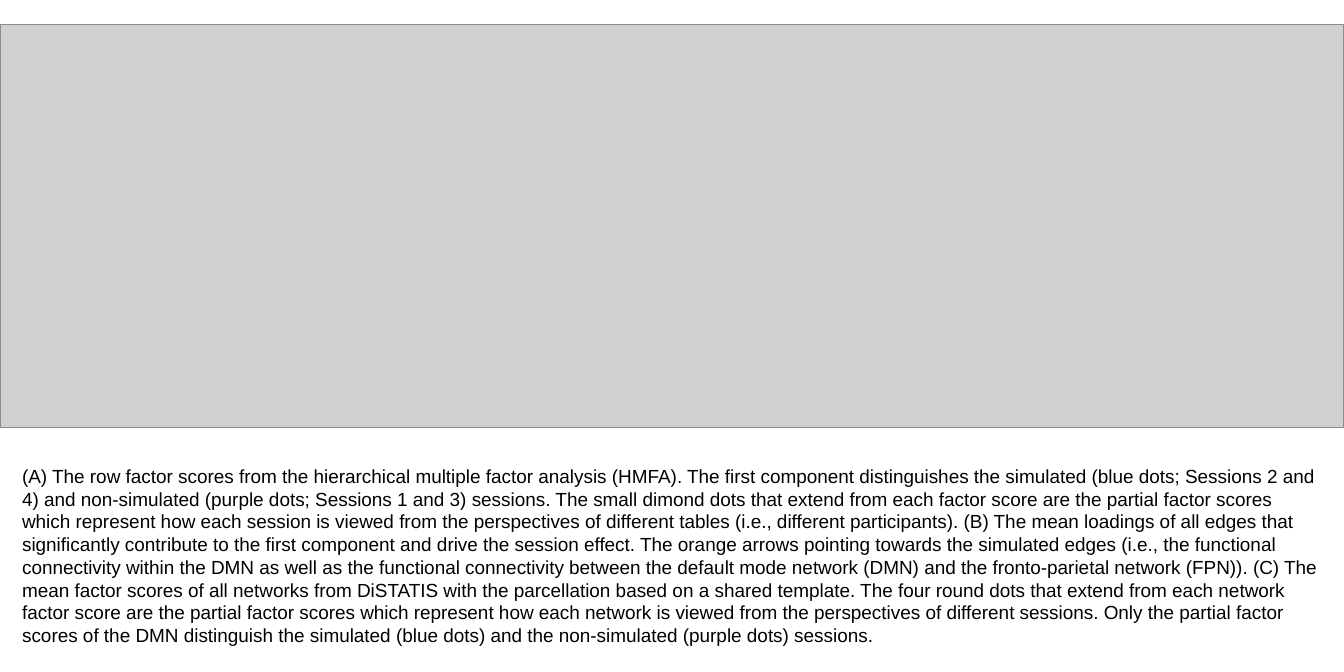
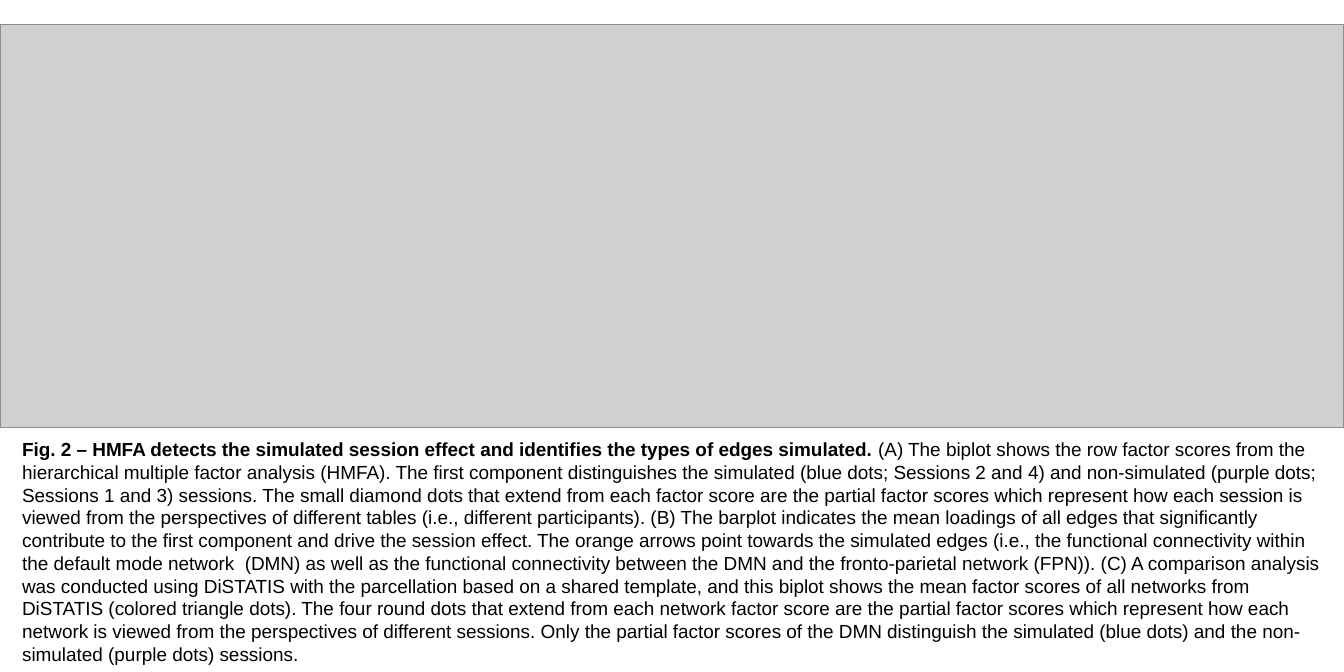
Before and after one commit to mychan24/restinginpca, a slide deck: slide 1 of presentation/OHBM2020/Figure2.pptx. Drawn at 1344x672 pixels with LibreOffice and Linux fonts; fonts in the diff are those of the drawing; grey boxes stand for pictures. Boxes give left, top, right and bottom in pixels: in the first picture for what was removed or moved away, otherwise in the second. Text is boxed around its words. In the diff, an @@ line names an element or a change of style, - is before the commit and + after.

```diff
--- a/presentation/OHBM2020/Figure2.pptx
+++ b/presentation/OHBM2020/Figure2.pptx
@@ text at (22,442,1319,665): text changed @@
-(A) The row factor scores from the hierarchical multiple factor analysis (HMFA). The first component distinguishes the simulated (blue dots; Sessions 2 and 4) and non-simulated (purple dots; Sessions 1 and 3) sessions. The small dimond dots that extend from each factor score are the partial factor scores which represent how each session is viewed from the perspectives of different tables (i.e., different participants). (B) The mean loadings of all edges that significantly contribute to the first component and drive the session effect. The orange arrows pointing towards the simulated edges (i.e., the functional connectivity within the DMN as well as the functional connectivity between the default mode network (DMN) and the fronto-parietal network (FPN)). (C) The mean factor scores of all networks from DiSTATIS with the parcellation based on a shared template. The four round dots that extend from each network factor score are the partial factor scores which represent how each network is viewed from the perspectives of different sessions. Only the partial factor scores of the DMN distinguish the simulated (blue dots) and the non-simulated (purple dots) sessions.
+Fig. 2 – HMFA detects the simulated session effect and identifies the types of edges simulated. (A) The biplot shows the row factor scores from the hierarchical multiple factor analysis (HMFA). The first component distinguishes the simulated (blue dots; Sessions 2 and 4) and non-simulated (purple dots; Sessions 1 and 3) sessions. The small diamond dots that extend from each factor score are the partial factor scores which represent how each session is viewed from the perspectives of different tables (i.e., different participants). (B) The barplot indicates the mean loadings of all edges that significantly contribute to the first component and drive the session effect. The orange arrows point towards the simulated edges (i.e., the functional connectivity within the default mode network (DMN) as well as the functional connectivity between the DMN and the fronto-parietal network (FPN)). (C) A comparison analysis was conducted using DiSTATIS with the parcellation based on a shared template, and this biplot shows the mean factor scores of all networks from DiSTATIS (colored triangle dots). The four round dots that extend from each network factor score are the partial factor scores which represent how each network is viewed from the perspectives of different sessions. Only the partial factor scores of the DMN distinguish the simulated (blue dots) and the non-simulated (purple dots) sessions.
```
Also in this commit, not shown: 6 other files.
